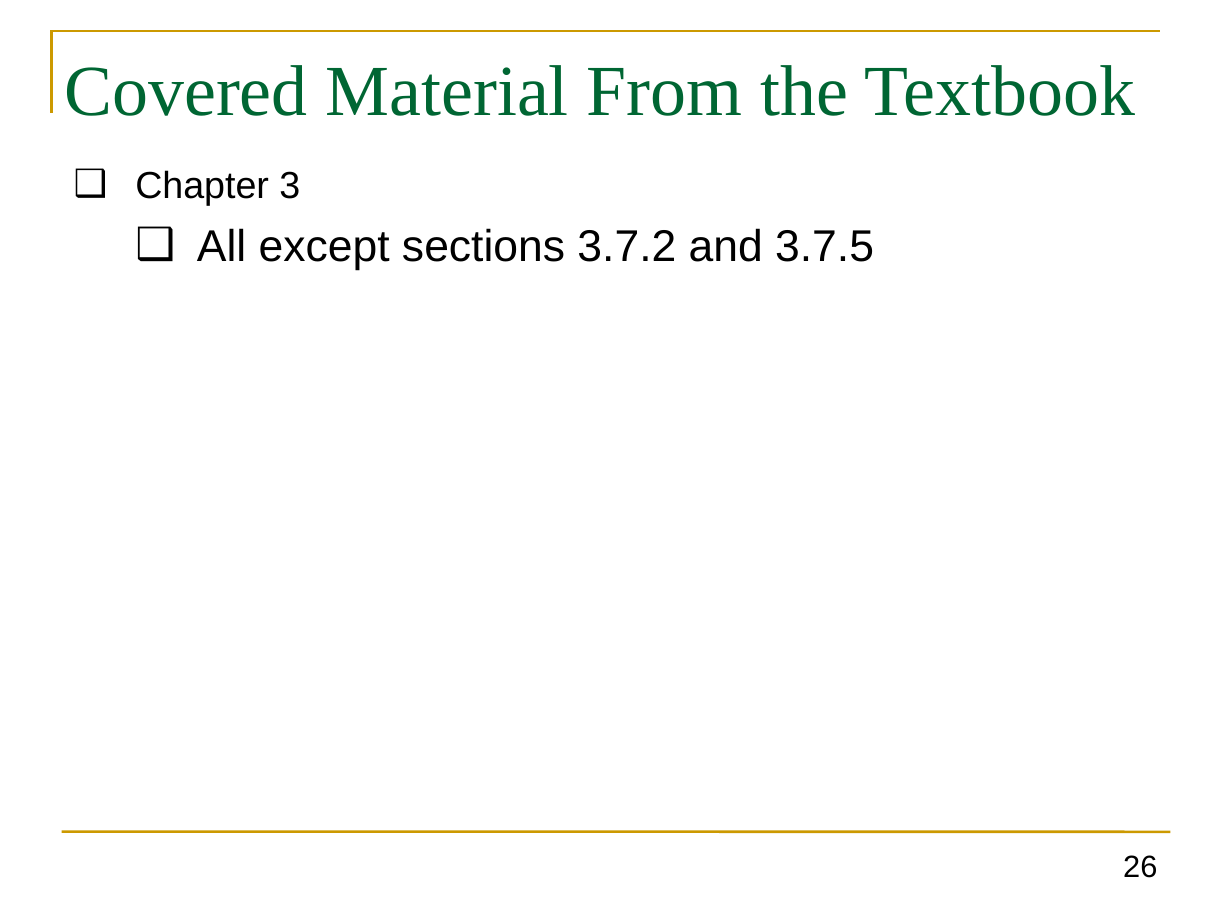
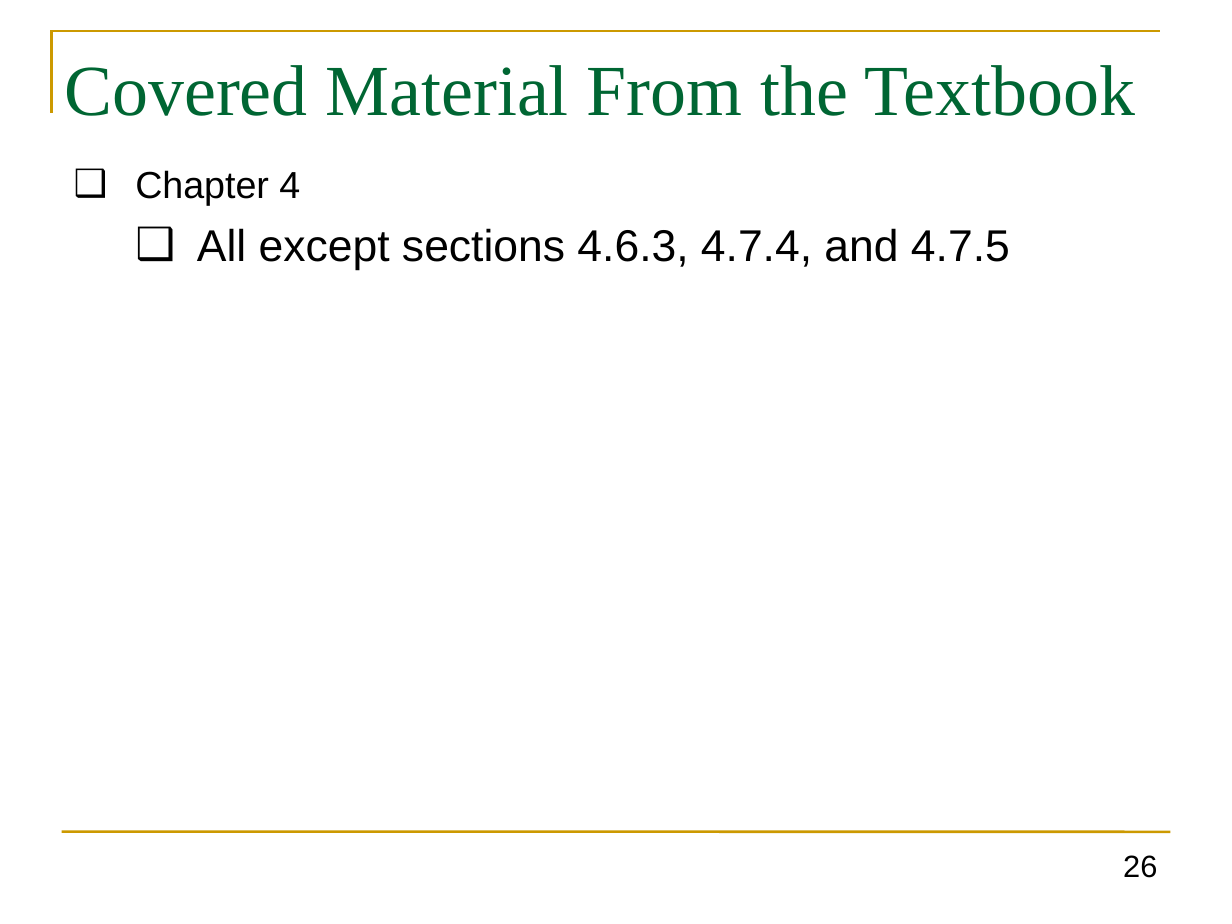
Before and after one commit to GhadaAlmashaqbeh/GhadaAlmashaqbeh.github.io, a slide deck: slide 26 of courses/cse3400-s2023/lecture5.pptx. Drawn at 1232x924 pixels with LibreOffice and Linux fonts; fonts in the diff are those of the drawing. Boxes give left, top, right and bottom in pixels: in the first picture for what was removed or moved away, otherwise in the second. Text is boxed around its words. In the diff, an @@ line names an element or a change of style, - is before the commit and + after.

```diff
--- a/courses/cse3400-s2023/lecture5.pptx
+++ b/courses/cse3400-s2023/lecture5.pptx
@@ text at <box>135,170,1010,271</box>: text changed @@
-❑ Chapter 3
-  ❑ All except sections 3.7.2 and 3.7.5
+❑ Chapter 4
+  ❑ All except sections 4.6.3, 4.7.4, and 4.7.5
```
Also in this commit, not shown: 4 other slides changed, 4 other files.
